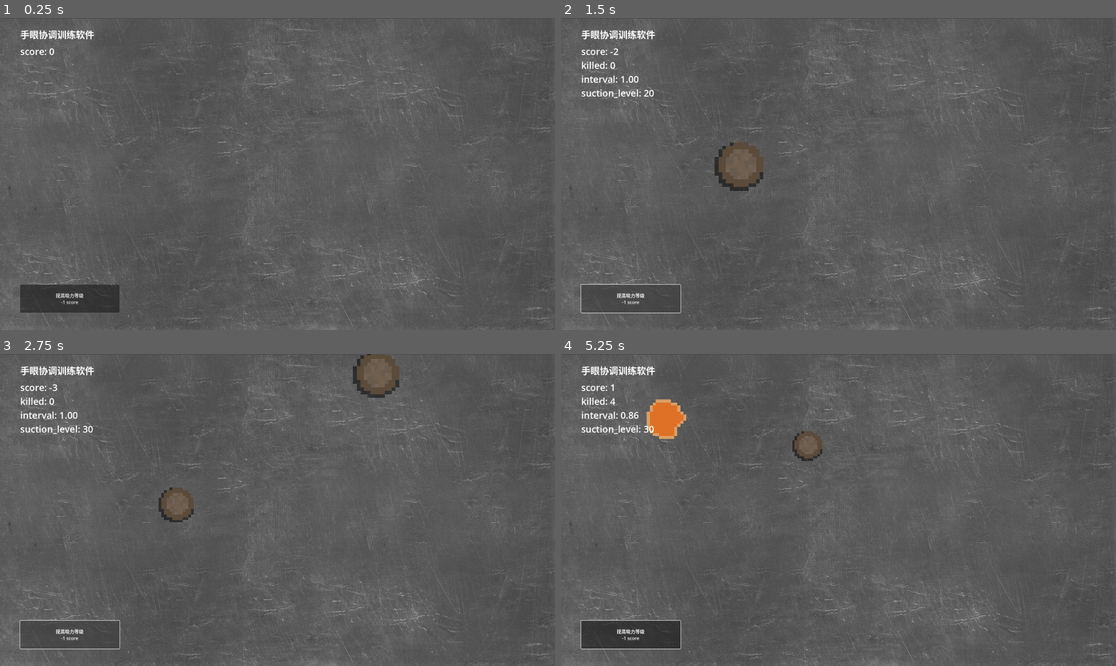
Above: before the commit, frames 1-4 (two rows, left to right).
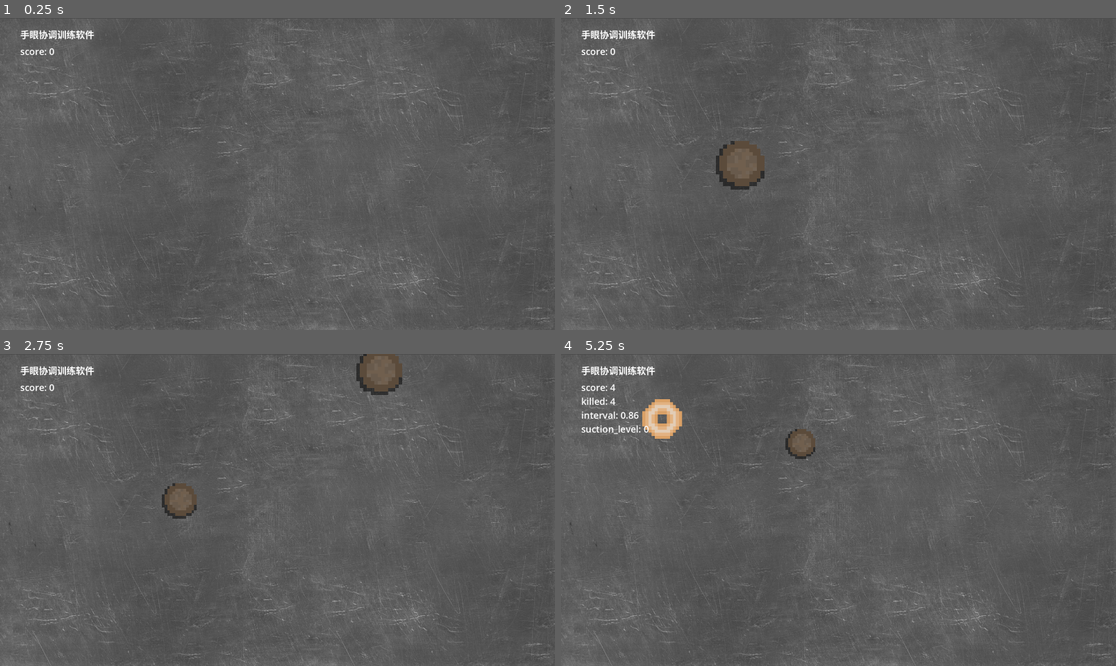
Above: after the commit, the same moments.

Repository: LiRenTech/agile-clicker
Game: Godot game, scene res://main.tscn
The game is run twice, just before and just after one commit, with the same random seed, the same clock (stepped at 60 frames per second) and the same inputs.
Inputs (mouse positions are in pixels of both pictures, inside the frame that each line leads up to):
- Up to frame 1 (0.25 s): no input
- Up to frame 2 (1.5 s): click (633, 298) at 0.5 s, where only the run before the commit has a clickable "提高吸力等级 -1 score"; click (633, 298) at 1.25 s, where only the run before the commit has a clickable "提高吸力等级 -1 score"
- Up to frame 3 (2.75 s): click (72, 634) at 2 s, where only the run before the commit has a clickable "提高吸力等级 -1 score"
- Up to frame 4 (5.25 s): move the mouse to (738, 503) at 2.77 s; click (738, 503) at 2.92 s; move the mouse to (932, 375) at 3.52 s; click (932, 375) at 3.67 s; move the mouse to (1082, 544) at 4.27 s; click (1082, 544) at 4.42 s; move the mouse to (660, 419) at 5.02 s; click (660, 419) at 5.17 s

The runs differ from the first frame. In frame 1, 1.6% of the frame differs, in the area x 3-22%, y 85-95%; in frame 2, 1.1%; in frame 3, 1.5%; in frame 4, 2.7%, in the area x 3-48%, y 9-95%.

Commit message:
feat: 增加了音效

Diff:
--- a/ball.gd
+++ b/ball.gd
@@ -19,7 +19,9 @@
 
 	# 缩小到阈值时消失
 	if scale.x <= 0.1:
+		# 播放音效
 		emit_signal("ball_expired")
+
 		queue_free()
 	pass
 
--- a/ball_explosion.tscn
+++ b/ball_explosion.tscn
@@ -1,53 +1,40 @@
-[gd_scene load_steps=10 format=3 uid="uid://cfhnxg4deer84"]
+[gd_scene load_steps=9 format=3 uid="uid://cfhnxg4deer84"]
 
-[ext_resource type="Texture2D" uid="uid://cx2ggbdmli6yb" path="res://assets/explosion.png" id="1_nse4d"]
+[ext_resource type="Texture2D" uid="uid://cy8jsnh8p10wl" path="res://assets/ash_explosion.png" id="1_8ngb4"]
 [ext_resource type="Script" path="res://ball_explosion_animate.gd" id="2_27dbk"]
+[ext_resource type="AudioStream" uid="uid://degmny88c5a63" path="res://assets/sounds/buble.mp3" id="3_fm8tn"]
 
-[sub_resource type="AtlasTexture" id="AtlasTexture_t4wxn"]
-atlas = ExtResource("1_nse4d")
+[sub_resource type="AtlasTexture" id="AtlasTexture_5heot"]
+atlas = ExtResource("1_8ngb4")
 region = Rect2(0, 0, 20, 20)
 
-[sub_resource type="AtlasTexture" id="AtlasTexture_e1ytu"]
-atlas = ExtResource("1_nse4d")
+[sub_resource type="AtlasTexture" id="AtlasTexture_j7jy4"]
+atlas = ExtResource("1_8ngb4")
 region = Rect2(20, 0, 20, 20)
 
-[sub_resource type="AtlasTexture" id="AtlasTexture_b2pcb"]
-atlas = ExtResource("1_nse4d")
+[sub_resource type="AtlasTexture" id="AtlasTexture_rqd3q"]
+atlas = ExtResource("1_8ngb4")
 region = Rect2(40, 0, 20, 20)
 
-[sub_resource type="AtlasTexture" id="AtlasTexture_rn1yp"]
-atlas = ExtResource("1_nse4d")
+[sub_resource type="AtlasTexture" id="AtlasTexture_tsrx1"]
+atlas = ExtResource("1_8ngb4")
 region = Rect2(60, 0, 20, 20)
-
-[sub_resource type="AtlasTexture" id="AtlasTexture_8xjnp"]
-atlas = ExtResource("1_nse4d")
-region = Rect2(80, 0, 20, 20)
-
-[sub_resource type="AtlasTexture" id="AtlasTexture_i5xxp"]
-atlas = ExtResource("1_nse4d")
-region = Rect2(100, 0, 20, 20)
 
 [sub_resource type="SpriteFrames" id="SpriteFrames_a1jpm"]
 resource_name = "explosion"
 animations = [{
 "frames": [{
 "duration": 1.0,
-"texture": SubResource("AtlasTexture_t4wxn")
+"texture": SubResource("AtlasTexture_5heot")
 }, {
 "duration": 1.0,
-"texture": SubResource("AtlasTexture_e1ytu")
+"texture": SubResource("AtlasTexture_j7jy4")
 }, {
 "duration": 1.0,
-"texture": SubResource("AtlasTexture_b2pcb")
+"texture": SubResource("AtlasTexture_rqd3q")
 }, {
 "duration": 1.0,
-"texture": SubResource("AtlasTexture_rn1yp")
-}, {
-"duration": 1.0,
-"texture": SubResource("AtlasTexture_8xjnp")
-}, {
-"duration": 1.0,
-"texture": SubResource("AtlasTexture_i5xxp")
+"texture": SubResource("AtlasTexture_tsrx1")
 }],
 "loop": false,
 "name": &"explode",
@@ -63,3 +50,6 @@
 sprite_frames = SubResource("SpriteFrames_a1jpm")
 animation = &"explode"
 script = ExtResource("2_27dbk")
+
+[node name="AudioStreamPlayer2D" type="AudioStreamPlayer2D" parent="."]
+stream = ExtResource("3_fm8tn")
--- a/ball_explosion_animate.gd
+++ b/ball_explosion_animate.gd
@@ -6,5 +6,10 @@
 	connect("animation_finished", _on_animation_finished)
 	play("explode", 1.0, false)  # 如果未启用 Autoplay 时使用
 
+	var audioNode = get_parent().get_node("AudioStreamPlayer2D");
+	# 随机音高
+	audioNode.pitch_scale = randf_range(0.6, 1.5)
+	audioNode.play()
+
 func _on_animation_finished():
 	get_parent().queue_free()  # 动画完成后自动销毁父节点
--- a/main.gd
+++ b/main.gd
@@ -57,11 +57,6 @@
 	add_child(ball_explosion)
 	ball_explosion.position = ball_dead_position
 	ball_explosion.scale = ball_dead_scale
-	# var animated_sprite = ball_explosion.get_node("AnimatedSprite2D")
-	# animated_sprite.play("explode")
-	# 产生新的碎片
-	#var split = split_scene.instantiate()
-	#add_child(split)
 	# 动态调整球生成速度
 	timer_interval = max(0.016, timer_interval * 0.95)  # 每次减少生成间隔
 	$Timer.wait_time = timer_interval
@@ -72,6 +67,9 @@
 		return
 	score -= 2  # 扣分幅度大于加分
 	update_ui()
+	# 播放音效
+	$ballEpired.pitch_scale = randf_range(0.6, 1.5)
+	$ballEpired.play()
 
 	# 游戏结束条件
 	if score <= 0:
@@ -107,18 +105,3 @@
 	$Timer.start()
 
 	pass # Replace with function body.
-
-
-func _on_level_up_split_button_button_down():
-	split_level += 1
-	score -= 1
-	var split = split_scene.instantiate()
-	add_child(split)
-	pass # Replace with function body.
-
-
-func _on_suction_level_button_button_down():
-	suction_level += 10
-	score -= 1
-	update_ui()
-	pass # Replace with function body.
--- a/main.tscn
+++ b/main.tscn
@@ -1,7 +1,8 @@
-[gd_scene load_steps=6 format=3 uid="uid://dn5j2h175sk1p"]
+[gd_scene load_steps=7 format=3 uid="uid://dn5j2h175sk1p"]
 
 [ext_resource type="Script" path="res://main.gd" id="1_rstm7"]
 [ext_resource type="Texture2D" uid="uid://dwdx4rlggcx7d" path="res://assets/background.jpg" id="2_w3hb6"]
+[ext_resource type="AudioStream" uid="uid://b1g1mxc7vpf1f" path="res://assets/sounds/drop.mp3" id="3_u1754"]
 
 [sub_resource type="LabelSettings" id="LabelSettings_nl362"]
 font_size = 32
@@ -51,24 +52,6 @@
 offset_bottom = 630.0
 text = "Restart"
 
-[node name="LevelUpSplitButton" type="Button" parent="CanvasLayer"]
-visible = false
-offset_left = 70.0
-offset_top = 796.0
-offset_right = 413.0
-offset_bottom = 892.0
-action_mode = 0
-text = "碎片等级：0
-升级（-10￥）"
-
-[node name="SuctionLevelButton" type="Button" parent="CanvasLayer"]
-offset_left = 70.0
-offset_top = 923.0
-offset_right = 413.0
-offset_bottom = 1020.0
-text = "提高吸力等级
--1 score"
-
 [node name="Background" type="Sprite2D" parent="."]
 z_index = -1
 z_as_relative = false
@@ -79,7 +62,12 @@
 
 [node name="Timer" type="Timer" parent="."]
 
+[node name="ballEpired" type="AudioStreamPlayer2D" parent="."]
+stream = ExtResource("3_u1754")
+attenuation = 0.757858
+max_polyphony = 10
+
+[node name="GameOver" type="AudioStreamPlayer2D" parent="."]
+
 [connection signal="pressed" from="CanvasLayer/RestartButton" to="." method="_on_restart_button_pressed"]
-[connection signal="button_down" from="CanvasLayer/LevelUpSplitButton" to="." method="_on_level_up_split_button_button_down"]
-[connection signal="button_down" from="CanvasLayer/SuctionLevelButton" to="." method="_on_suction_level_button_button_down"]
 [connection signal="timeout" from="Timer" to="." method="_on_timer_timeout"]
Binary file added: assets/ash_explosion.png
Not shown, added: assets/ash_explosion.png.import
Not shown, added: assets/sounds/buble.mp3.import
Not shown, added: assets/sounds/ding.mp3.import
Not shown, added: assets/sounds/drop.mp3.import
Not shown, added: assets/sounds/buble.mp3
Not shown, added: assets/sounds/ding.mp3
Not shown, added: assets/sounds/drop.mp3
